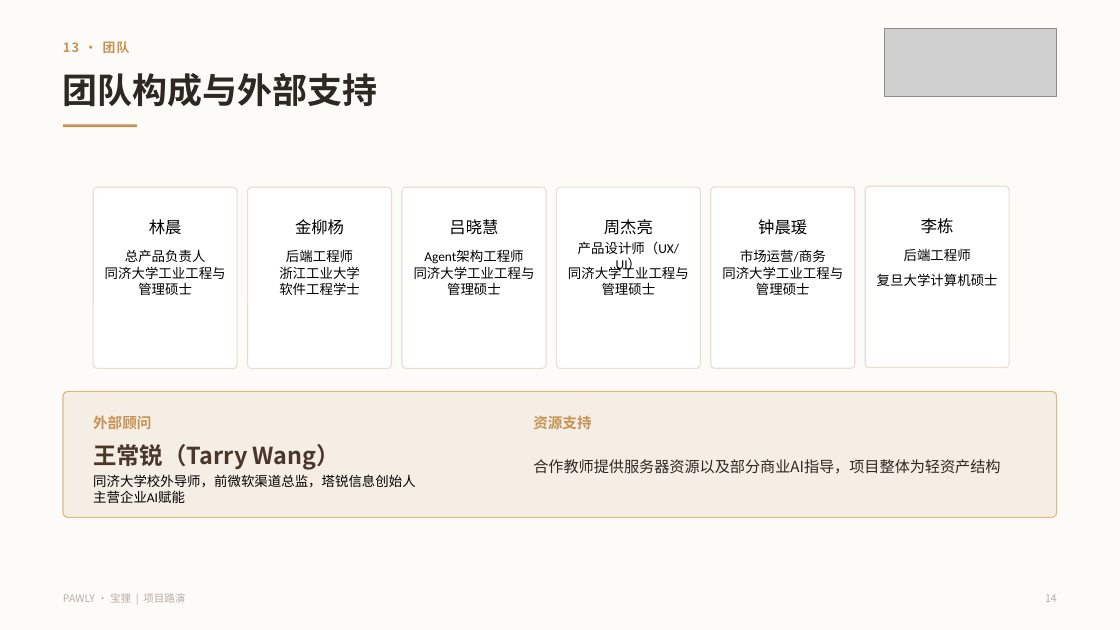
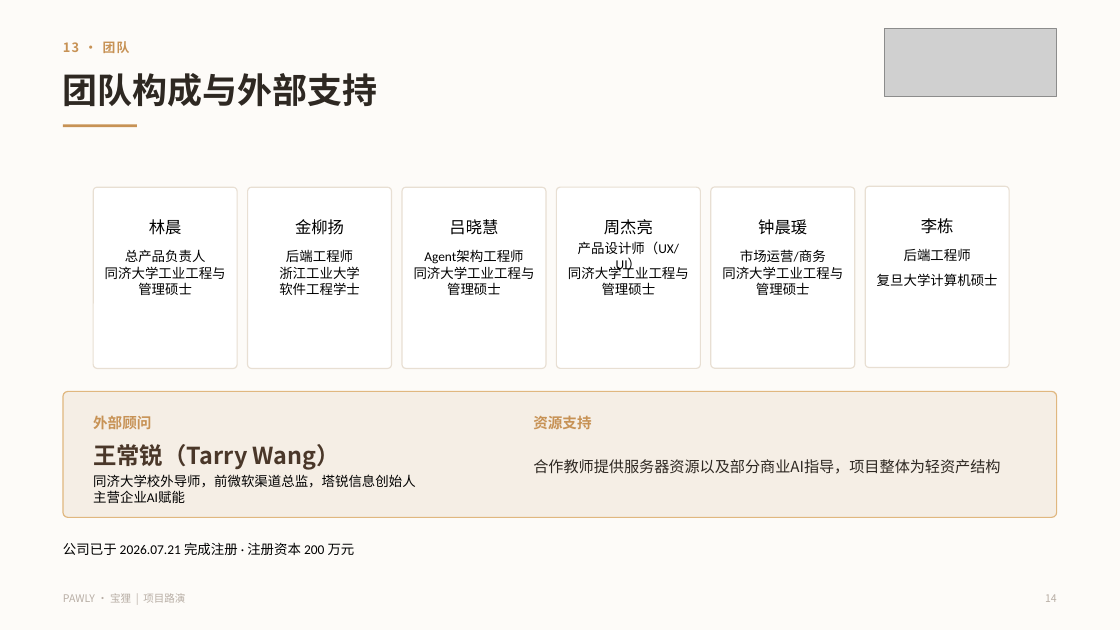
Before and after one commit to Celveen/Pawly, a slide deck: slide 14 of docs/路演/Pawly-路演-15页-B端.pptx. Drawn at 1120x630 pixels with LibreOffice and Linux fonts; fonts in the diff are those of the drawing; grey boxes stand for pictures. Boxes give left, top, right and bottom in pixels: in the first picture for what was removed or moved away, otherwise in the second. Text is boxed around its words. In the diff, an @@ line names an element or a change of style, - is before the commit and + after.

```diff
--- a/docs/路演/Pawly-路演-15页-B端.pptx
+++ b/docs/路演/Pawly-路演-15页-B端.pptx
@@ text at (295,219,344,235): text changed @@
-金柳杨
+金柳扬
@@ text added at (63,542,355,555), 11.5 pt, text #000000 @@
+公司已于 2026.07.21 完成注册 · 注册资本 200 万元
```
Also in this commit, not shown: 3 other slides changed, 5 other files.
